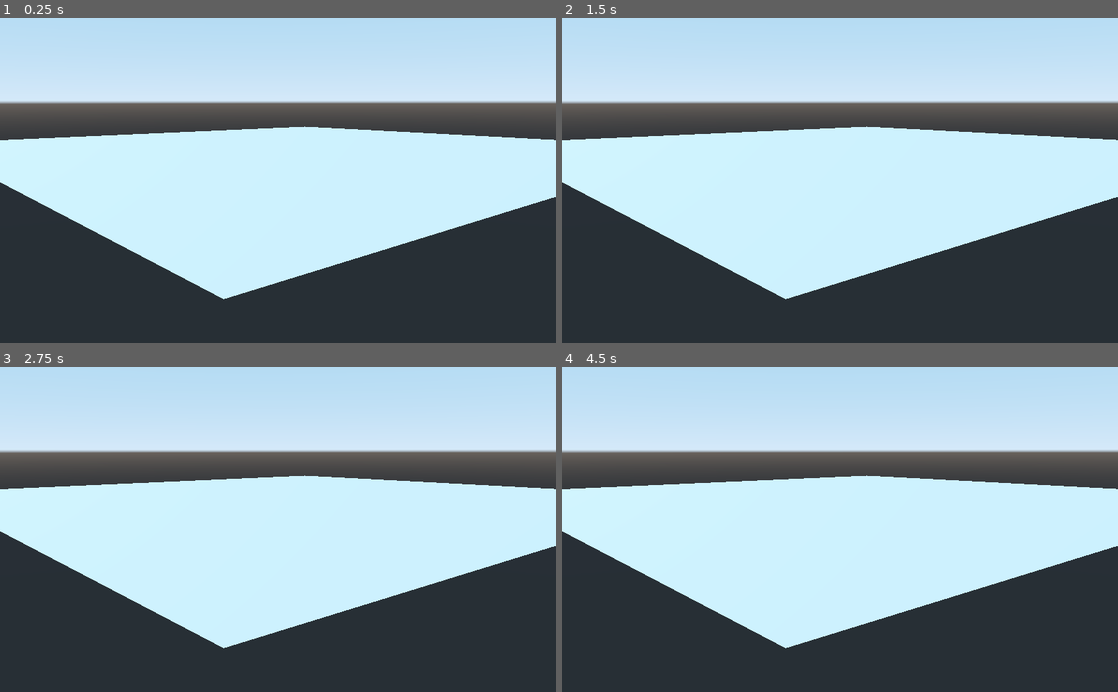
Above: before the commit, frames 1-4 (two rows, left to right).
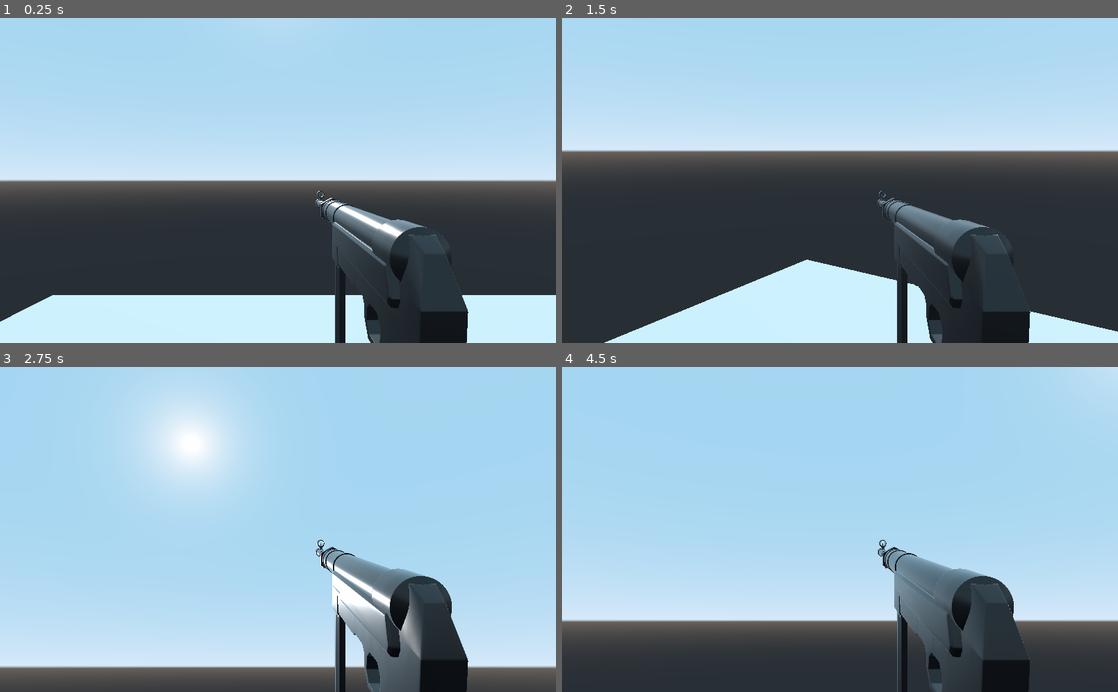
Above: after the commit, the same moments.

Repository: mogilyoy/wb_ozn_fight
Game: Godot game, scene res://Scens/Сцена нищих тестов.tscn
Two runs of this game, one before a commit and one after it. Both use one fixed random seed, a clock stepped at 60 frames per second and the inputs below. This scene is started directly instead of the project's main scene.
Inputs (mouse positions are in pixels of both pictures, inside the frame that each line leads up to):
- Up to frame 1 (0.25 s): no input
- Up to frame 2 (1.5 s): tap Enter at 0.5 s; move the mouse to (962, 164) at 0.52 s; hold D (move_right, bound only after the commit) 0.53-1.28 s; hold Space (jump, bound only after the commit) 0.53-1.28 s; move the mouse to (728, 196) at 1.27 s; hold S (move_backward, bound only after the commit) from 1.28 s (still down); tap Space (jump, bound only after the commit) at 1.35 s
- Up to frame 3 (2.75 s): tap Space (jump, bound only after the commit) at 1.52, 1.82 s; move the mouse to (333, 458) at 2.02 s; release S (move_backward, bound only after the commit) at 2.03 s; hold D (move_right, bound only after the commit) from 2.03 s (still down); hold Space (jump, bound only after the commit) from 2.03 s (still down)
- Up to frame 4 (4.5 s): move the mouse to (812, 594) at 2.77 s; release D (move_right, bound only after the commit) at 2.78 s; release Space (jump, bound only after the commit) at 2.78 s; hold W (move_forward, bound only after the commit) 2.78-3.53 s; tap Space (jump, bound only after the commit) at 2.85, 3.02, 3.32, 4.35 s; tap Enter at 3.5 s; move the mouse to (1006, 578) at 3.52 s; hold Space (jump, bound only after the commit) 3.53-4.28 s; hold A (move_left, bound only after the commit) from 3.53 s (still down); move the mouse to (673, 480) at 4.27 s

The runs differ from the first frame. In frame 1, 55% of the frame differs, in the area x 0-100%, y 12-100%; in frame 2, 53%; in frame 3, 80%, in the area x 0-100%, y 6-100%; in frame 4, 66%.

Commit message:
добавил физику и дижения

Diff:
--- a/Scens/Player1_test.tscn
+++ b/Scens/Player1_test.tscn
@@ -1,10 +1,14 @@
-[gd_scene load_steps=2 format=2]
+[gd_scene load_steps=4 format=2]
+
+[ext_resource path="res://Scripts/Player1_test.gd" type="Script" id=1]
+[ext_resource path="res://3d/3dхуйня/mp40(треугольнички).glb" type="PackedScene" id=2]
 
 [sub_resource type="CapsuleShape" id=1]
 radius = 0.5
 height = 1.5
 
 [node name="KinematicBody" type="KinematicBody"]
+script = ExtResource( 1 )
 
 [node name="CollisionShape" type="CollisionShape" parent="."]
 transform = Transform( 1, 0, 0, 0, -4.37114e-08, -1, 0, 1, -4.37114e-08, 0, 1.25, 0 )
@@ -12,3 +16,11 @@
 
 [node name="Camera" type="Camera" parent="."]
 transform = Transform( 1, 0, 0, 0, 1, 0, 0, 0, 1, 0, 1.8, 0 )
+current = true
+fov = 51.1
+
+[node name="mp40(треугольнички)" parent="Camera" instance=ExtResource( 2 )]
+transform = Transform( 0, 0, 0.278642, 0, 0.278642, 0, -0.278642, 0, 0, 0.2, -0.3, -1 )
+
+[node name="Дуло" type="Spatial" parent="Camera"]
+transform = Transform( 1, 0, 0, 0, 1, 0, 0, 0, 1, 0.199872, -0.110919, -1.64696 )
--- /dev/null
+++ b/Scens/ПУШКА.tscn
@@ -0,0 +1,68 @@
+[gd_scene load_steps=4 format=2]
+
+[ext_resource path="res://3d/3dхуйня/mp40(треугольнички).glb" type="PackedScene" id=1]
+
+[sub_resource type="Animation" id=1]
+length = 0.001
+tracks/0/type = "value"
+tracks/0/path = NodePath("Plane:translation")
+tracks/0/interp = 1
+tracks/0/loop_wrap = true
+tracks/0/imported = false
+tracks/0/enabled = true
+tracks/0/keys = {
+"times": PoolRealArray( 0 ),
+"transitions": PoolRealArray( 1 ),
+"update": 0,
+"values": [ Vector3( -1.44386, 0.613005, 0 ) ]
+}
+tracks/1/type = "value"
+tracks/1/path = NodePath("Plane:rotation_degrees")
+tracks/1/interp = 1
+tracks/1/loop_wrap = true
+tracks/1/imported = false
+tracks/1/enabled = true
+tracks/1/keys = {
+"times": PoolRealArray( 0 ),
+"transitions": PoolRealArray( 1 ),
+"update": 0,
+"values": [ Vector3( 0, 0, 0 ) ]
+}
+
+[sub_resource type="Animation" id=2]
+resource_name = "Отдача"
+length = 0.2
+step = 0.01
+tracks/0/type = "value"
+tracks/0/path = NodePath("Plane:translation")
+tracks/0/interp = 1
+tracks/0/loop_wrap = true
+tracks/0/imported = false
+tracks/0/enabled = true
+tracks/0/keys = {
+"times": PoolRealArray( 0, 0.05, 0.19 ),
+"transitions": PoolRealArray( 1, 1, 1 ),
+"update": 0,
+"values": [ Vector3( -1.44386, 0.613005, 0 ), Vector3( -2, 0.613, 0 ), Vector3( -1.444, 0.613, 0 ) ]
+}
+tracks/1/type = "value"
+tracks/1/path = NodePath("Plane:rotation_degrees")
+tracks/1/interp = 1
+tracks/1/loop_wrap = true
+tracks/1/imported = false
+tracks/1/enabled = true
+tracks/1/keys = {
+"times": PoolRealArray( 0, 0.05, 0.19 ),
+"transitions": PoolRealArray( 1, 1, 1 ),
+"update": 0,
+"values": [ Vector3( 0, 0, 0 ), Vector3( 0, 0, 6.309 ), Vector3( 0, 0, 0 ) ]
+}
+
+[node name="mp40(треугольнички)" instance=ExtResource( 1 )]
+
+[node name="Plane" parent="." index="0"]
+transform = Transform( 1, 0, 0, 0, 1, 0, 0, 0, 1, -1.44386, 0.613005, 0 )
+
+[node name="AnimationPlayer" type="AnimationPlayer" parent="." index="2"]
+anims/RESET = SubResource( 1 )
+"anims/Отдача" = SubResource( 2 )
--- a/Scens/Сцена нищих тестов.tscn
+++ b/Scens/Сцена нищих тестов.tscn
@@ -1,4 +1,6 @@
-[gd_scene load_steps=4 format=2]
+[gd_scene load_steps=5 format=2]
+
+[ext_resource path="res://Scens/Player1_test.tscn" type="PackedScene" id=1]
 
 [sub_resource type="PlaneMesh" id=1]
 
@@ -32,3 +34,6 @@
 
 [node name="PositionPlayer_2" type="Position3D" parent="."]
 transform = Transform( 1, 0, 0, 0, 0.0429045, 0.999079, 0, -0.999079, 0.0429045, -1.84106, 0.414141, 2.92254 )
+
+[node name="KinematicBody" parent="." instance=ExtResource( 1 )]
+transform = Transform( 0.605947, 0, 0, 0, 0.605947, 0, 0, 0, 0.605947, -1.24912, 0.0297093, -0.136398 )
--- /dev/null
+++ b/Scripts/Player1_test.gd
@@ -0,0 +1,96 @@
+extends KinematicBody
+
+# stats
+var curHp: int = 10  # здоровье
+var maxHp: int = 10
+var ammo: int = 30  # сколько патронов в обойме
+var score: int = 0  #
+
+# physics
+var moveSpeed: float = 5.0  # скорость игрока
+var jumpForse: float = 7.0  # сила прыжка
+var gravity: float = 20.0  # сила гравитации
+
+# cam look
+var minLookAngle: float = -90.0  # ограничение на опускание камеры
+var maxLookAngle: float = 90.0  # ограничение на поднятие камеры
+var lookSensitivity: float = 10.0  # чувствительность мыши
+
+# vectors
+var vel: Vector3 = Vector3()  # вектор скорости челикса
+var mouseDelta: Vector2 = Vector2() #  чтобы следить насколько у нас сместилась мышь на новом фрейме
+
+# components
+onready var camera: Camera = get_node("Camera")  # положение камеры
+# onready нужно чтобы переменная спавнилась только когда игра запускается
+onready var muzzle: Spatial = get_node("Camera/Дуло")
+
+# в этой функции мы пропишем лок курсора по центру и спрячем курсор
+func _ready():
+	Input.set_mouse_mode(Input.MOUSE_MODE_CAPTURED)
+
+
+
+# в настройках указали кнопки для управления теперь можно писать физику
+func _physics_process(delta):  # функция обновляется 60 раз в секунду
+	# тут мы сбрасываем вектор скорости чтобы когда мы отпускаем кнопку все работало нормально а не через жопу
+	# ресет только х и z скорости чтобы прыгать можно было
+	vel.x = 0
+	vel.z = 0
+
+	# теперь нужно чекать нажатия на кнопки wasd чтобы изменять скорость
+	var input = Vector2()
+	if Input.is_action_pressed("move_forward"):
+		input.y -= 1  # типа побежали вперед
+	if Input.is_action_pressed("move_backward"):
+		input.y += 1   # типа побежали назад
+	if Input.is_action_pressed("move_left"):
+		input.x -= 1   # типа побежали налево
+	if Input.is_action_pressed("move_right"):
+		input.x += 1   # типа побежали направо
+
+	# теперь нужно нормализовать движение по диагонали
+	input = input.normalized()
+
+	# теперь нужно получить движение вперед и направо, чтобы смещаться относительно камеры а не относительно глобальных х у и з
+	var forward = global_transform.basis.z
+	var right = global_transform.basis.x
+
+	# теперь нужно создать вектор чтобы задать движение по новому направлению
+	var relativeDir = (forward*input.y + right*input.x)  # вроде как произведение векторов
+
+	# задаём скорость по х и з (мы не прыгаем)
+	vel.x = relativeDir.x * moveSpeed
+	vel.z = relativeDir.z * moveSpeed
+
+	# задаем гравитацию
+	vel.y -= gravity * delta  # 60 раз в сеунду задаём скорость по у = гравитации
+
+	# перемещаем игрока
+	vel = move_and_slide(vel, Vector3.UP)
+
+	# прыгаем
+	if Input.is_action_pressed("jump") and is_on_floor():
+		vel.y = jumpForse
+
+
+func _process(delta):
+	# повернуть камеру вокруг оси х
+	# для поворота налево и направо будем поворачивать всё тело
+	camera.rotation_degrees.x -= mouseDelta.y * lookSensitivity * delta
+	# умножаем на разницу изменения положения мыши по у на чуствительность и на дельту чтобы все наши движения были плавными
+
+	# ограничить вращение камеры
+	camera.rotation_degrees.x = clamp(camera.rotation_degrees.x, minLookAngle, maxLookAngle)
+
+	# повернуть направо и налево (вращаем плеера вокруг оси у)
+	rotation_degrees.y -= mouseDelta.x * lookSensitivity * delta
+
+	# сбрасываем вектор направления мыши
+	mouseDelta = Vector2()
+
+# теперь будем чекать куда смотрит мышь
+func _input(event):  # функция вызывается от любого инпута (мышь, клавиатура и тд)
+	# проверяем вызван ли ивент мышью
+	if event is InputEventMouseMotion:
+		mouseDelta = event.relative
--- a/project.godot
+++ b/project.godot
@@ -18,6 +18,39 @@
 
 Singleteon="*res://Scripts/singleteon.gd"
 
+[input]
+
+move_forward={
+"deadzone": 0.5,
+"events": [ Object(InputEventKey,"resource_local_to_scene":false,"resource_name":"","device":0,"alt":false,"shift":false,"control":false,"meta":false,"command":false,"pressed":false,"scancode":0,"physical_scancode":87,"unicode":0,"echo":false,"script":null)
+ ]
+}
+move_backward={
+"deadzone": 0.5,
+"events": [ Object(InputEventKey,"resource_local_to_scene":false,"resource_name":"","device":0,"alt":false,"shift":false,"control":false,"meta":false,"command":false,"pressed":false,"scancode":0,"physical_scancode":83,"unicode":0,"echo":false,"script":null)
+ ]
+}
+move_left={
+"deadzone": 0.5,
+"events": [ Object(InputEventKey,"resource_local_to_scene":false,"resource_name":"","device":0,"alt":false,"shift":false,"control":false,"meta":false,"command":false,"pressed":false,"scancode":0,"physical_scancode":65,"unicode":0,"echo":false,"script":null)
+ ]
+}
+move_right={
+"deadzone": 0.5,
+"events": [ Object(InputEventKey,"resource_local_to_scene":false,"resource_name":"","device":0,"alt":false,"shift":false,"control":false,"meta":false,"command":false,"pressed":false,"scancode":0,"physical_scancode":68,"unicode":0,"echo":false,"script":null)
+ ]
+}
+jump={
+"deadzone": 0.5,
+"events": [ Object(InputEventKey,"resource_local_to_scene":false,"resource_name":"","device":0,"alt":false,"shift":false,"control":false,"meta":false,"command":false,"pressed":false,"scancode":0,"physical_scancode":32,"unicode":0,"echo":false,"script":null)
+ ]
+}
+shoot={
+"deadzone": 0.5,
+"events": [ Object(InputEventMouseButton,"resource_local_to_scene":false,"resource_name":"","device":-1,"alt":false,"shift":false,"control":false,"meta":false,"command":false,"button_mask":0,"position":Vector2( 0, 0 ),"global_position":Vector2( 0, 0 ),"factor":1.0,"button_index":1,"pressed":false,"doubleclick":false,"script":null)
+ ]
+}
+
 [physics]
 
 common/enable_pause_aware_picking=true
